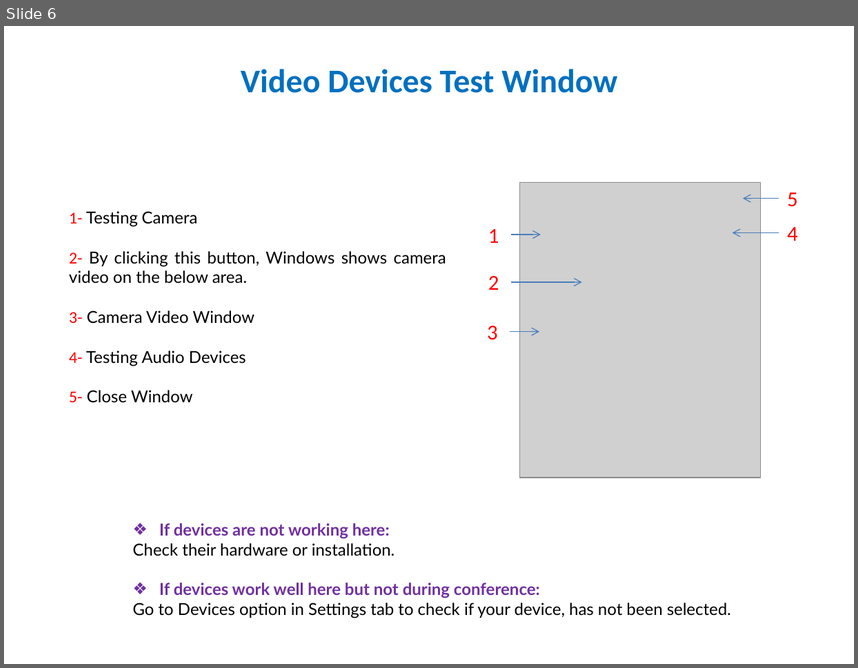
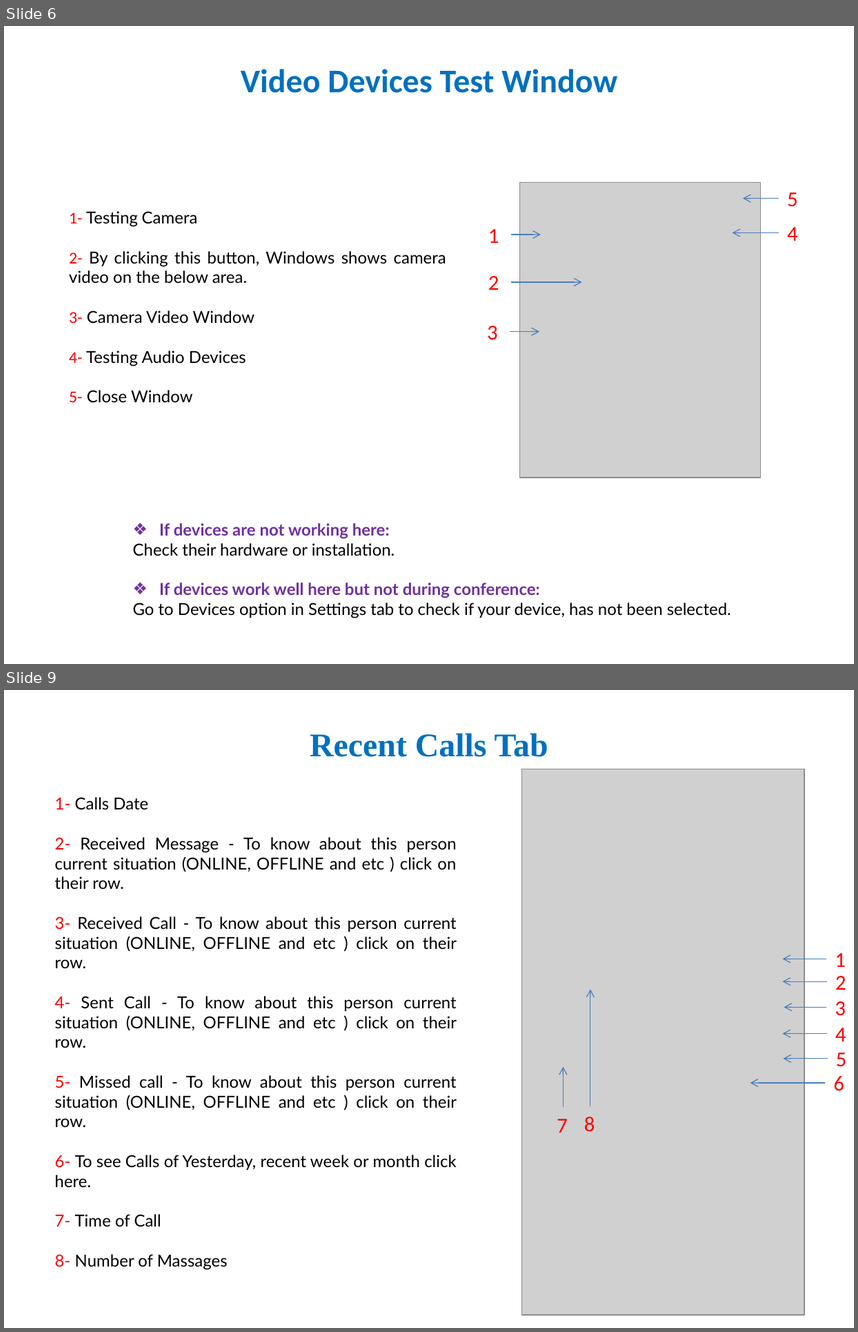
Before and after one commit to e-hashemian/IrancellGuide, a slide deck: ShookaDesktop Guide - English.pptx. Shown one above the other, each under a label of ours: slide 6 before the commit, slides 6 and 9 after it; the slides between them are not shown. The pictures are 858x668 and 858x1332 pixels, drawn with LibreOffice and Linux fonts; fonts in the diff are those of the drawing; grey boxes stand for pictures. Boxes give left, top, right and bottom in pixels: in the first picture for what was removed or moved away, otherwise in the second. Text is boxed around its words. In the diff, an @@ line names an element or a change of style, - is before the commit and + after.

```diff
--- a/ShookaDesktop Guide - English.pptx
+++ b/ShookaDesktop Guide - English.pptx
@@ slide 9 added at box(4, 690, 854, 1328), background #FFFFFF @@
@@ title added at box(310, 733, 548, 757), 28 pt, text #0070C0, bold @@
+Recent Calls Tab
@@ picture added at box(522, 769, 805, 1315) @@
@@ text added at box(55, 797, 457, 1270), 14 pt, text #000000 @@
+1- Calls Date
+2- Received Message - To know about this person current situation (ONLINE, OFFLINE and etc ) click on their row.
+3- Received Call - To know about this person current situation (ONLINE, OFFLINE and etc ) click on their row.
+4- Sent Call - To know about this person current situation (ONLINE, OFFLINE and etc ) click on their row.
+5- Missed call - To know about this person current situation (ONLINE, OFFLINE and etc ) click on their row.
+6- To see Calls of Yesterday, recent week or month click here.
+7- Time of Call
+8- Number of Massages
@@ arrow added from (827, 958) to (783, 958), #4B7EBC 0.75 pt @@
@@ text added at box(835, 953, 846, 967), 18 pt, text #FF0000 @@
+1
@@ text added at box(835, 976, 846, 989), 18 pt, text #FF0000 @@
+2
@@ arrow added from (590, 1105) to (590, 989), #4B7EBC 0.75 pt @@
@@ arrow added from (827, 982) to (783, 982), #4B7EBC 0.75 pt @@
@@ arrow added from (827, 1007) to (784, 1007), #4B7EBC 0.75 pt @@
@@ text added at box(835, 1001, 846, 1016), 18 pt, text #FF0000 @@
+3
@@ arrow added from (827, 1034) to (783, 1034), #4B7EBC 0.75 pt @@
@@ text added at box(835, 1027, 846, 1041), 18 pt, text #FF0000 @@
+4
@@ arrow added from (828, 1058) to (784, 1058), #4B7EBC 0.75 pt @@
@@ text added at box(836, 1052, 847, 1067), 18 pt, text #FF0000 @@
+5
@@ arrow added from (564, 1107) to (564, 1067), #4B7EBC 0.75 pt @@
@@ arrow added from (825, 1083) to (751, 1083), #4B7EBC 0.75 pt @@
@@ text added at box(833, 1076, 844, 1091), 18 pt, text #FF0000 @@
+6
@@ text added at box(557, 1118, 568, 1132), 18 pt, text #FF0000 @@
+7
@@ text added at box(584, 1116, 595, 1132), 18 pt, text #FF0000 @@
+8
```
Also in this commit, not shown: 4 slides changed, 4 other slides added, 5 slides removed, 10 other files.
